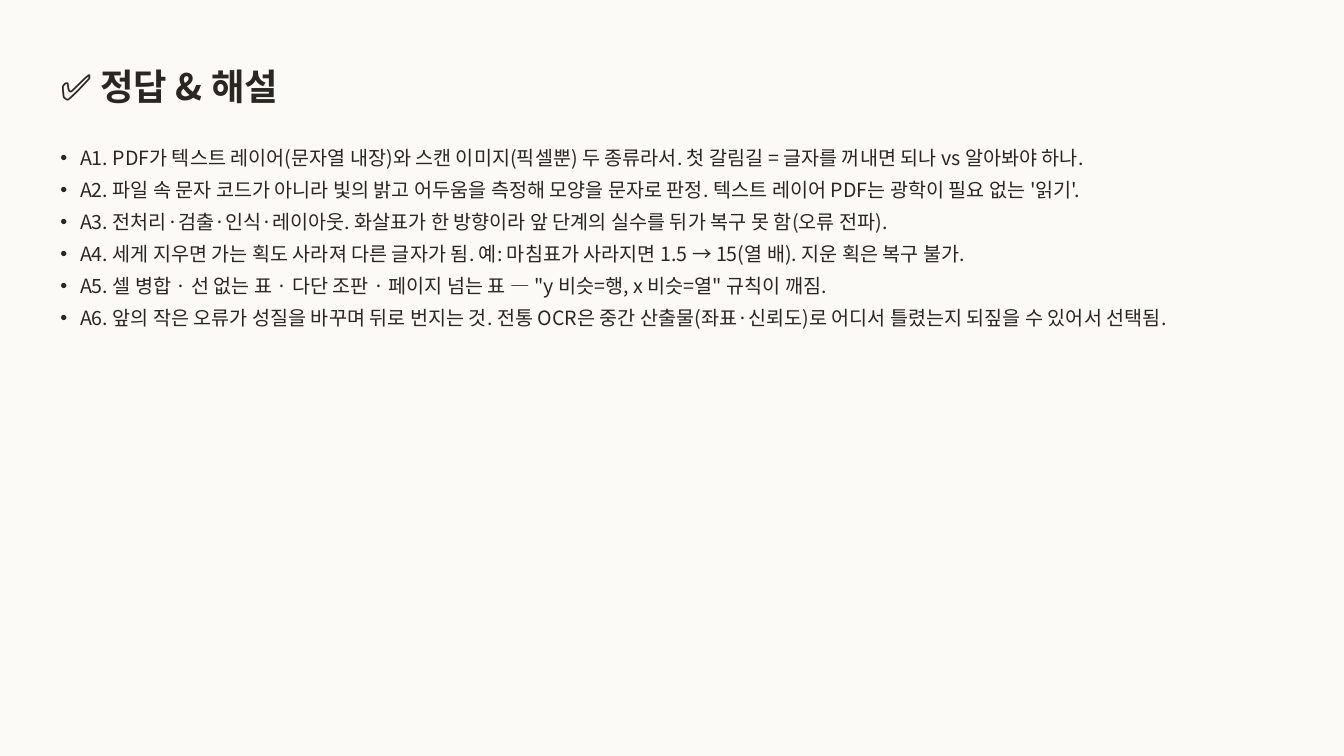
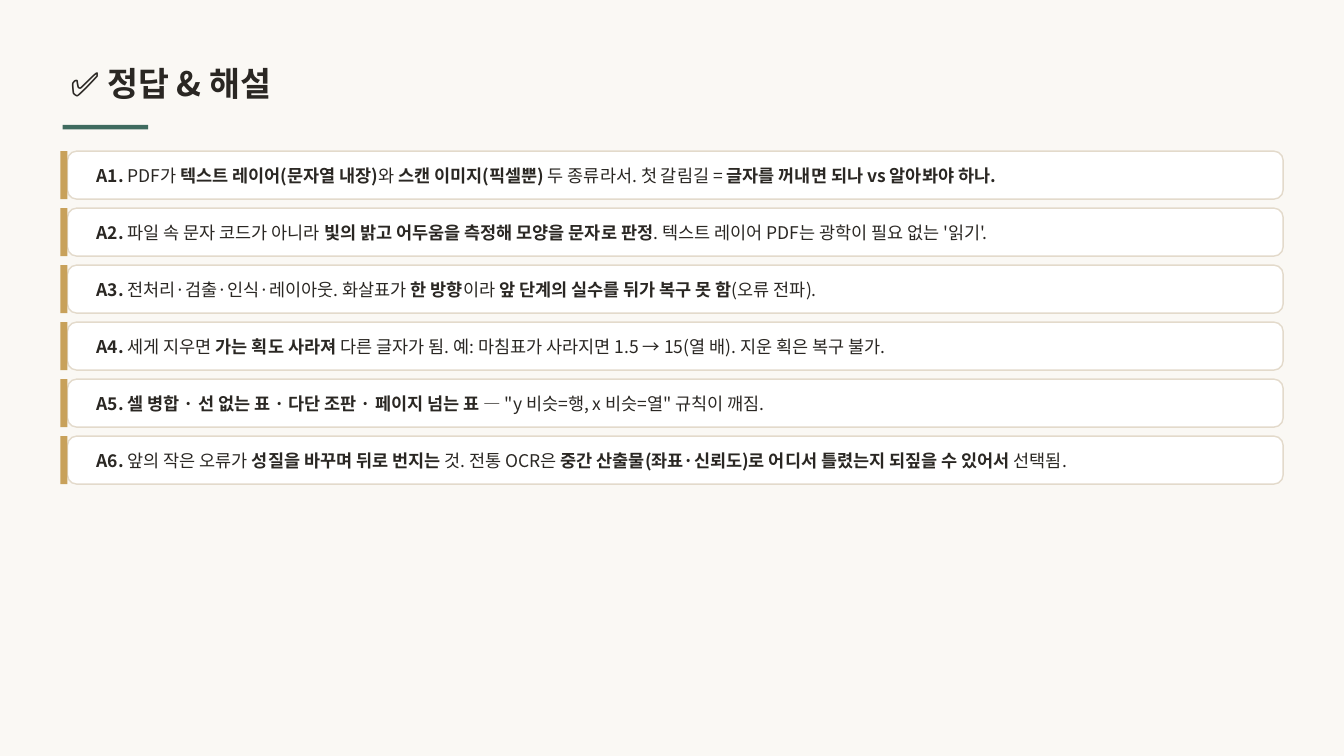
Before and after one commit to inseoklee-ai/study-room, a slide deck: slide 25 of ocr-pipeline/ocr-pipeline.pptx. Drawn at 1344x756 pixels with LibreOffice and Linux fonts; fonts in the diff are those of the drawing. Boxes give left, top, right and bottom in pixels: in the first picture for what was removed or moved away, otherwise in the second. Text is boxed around its words. In the diff, an @@ line names an element or a change of style, - is before the commit and + after.

```diff
--- a/ocr-pipeline/ocr-pipeline.pptx
+++ b/ocr-pipeline/ocr-pipeline.pptx
@@ background #FBFAF7 to #FAF8F4 @@
@@ text "✅ 정답 & 해설" at (107, 68, 271, 99): size 26 to 24 pt @@
@@ rectangle added at (63, 125, 148, 129), fill #3F6B5F @@
@@ text removed at (80, 148, 1166, 329) @@
-• A1. PDF가 텍스트 레이어(문자열 내장)와 스캔 이미지(픽셀뿐) 두 종류라서. 첫 갈림길 = 글자를 꺼내면 되나 vs 알아봐야 하나.
-• A2. 파일 속 문자 코드가 아니라 빛의 밝고 어두움을 측정해 모양을 문자로 판정. 텍스트 레이어 PDF는 광학이 필요 없는 '읽기'.
-• A3. 전처리·검출·인식·레이아웃. 화살표가 한 방향이라 앞 단계의 실수를 뒤가 복구 못 함(오류 전파).
-• A4. 세게 지우면 가는 획도 사라져 다른 글자가 됨. 예: 마침표가 사라지면 1.5 → 15(열 배). 지운 획은 복구 불가.
-• A5. 셀 병합 · 선 없는 표 · 다단 조판 · 페이지 넘는 표 — "y 비슷=행, x 비슷=열" 규칙이 깨짐.
-• A6. 앞의 작은 오류가 성질을 바꾸며 뒤로 번지는 것. 전통 OCR은 중간 산출물(좌표·신뢰도)로 어디서 틀렸는지 되짚을 수 있어서 선택됨.
@@ rectangle added at (60, 151, 68, 200), fill #C8A15A @@
@@ rounded rectangle added at (68, 151, 1284, 200), fill #FFFFFF, outline #E3DACB 1 pt @@
@@ text added at (97, 167, 996, 186), 12.5 pt, text #2A2723, bold @@
+A1. PDF가 텍스트 레이어(문자열 내장)와 스캔 이미지(픽셀뿐) 두 종류라서. 첫 갈림길 = 글자를 꺼내면 되나 vs 알아봐야 하나.
@@ rectangle added at (60, 209, 68, 257), fill #C8A15A @@
@@ rounded rectangle added at (68, 209, 1284, 257), fill #FFFFFF, outline #E3DACB 1 pt @@
@@ text added at (97, 224, 987, 241), 12.5 pt, text #2A2723 @@
+A2. 파일 속 문자 코드가 아니라 빛의 밝고 어두움을 측정해 모양을 문자로 판정. 텍스트 레이어 PDF는 광학이 필요 없는 '읽기'.
@@ rectangle added at (60, 265, 68, 314), fill #C8A15A @@
@@ rounded rectangle added at (68, 265, 1284, 314), fill #FFFFFF, outline #E3DACB 1 pt @@
@@ text added at (97, 281, 817, 300), 12.5 pt, text #2A2723 @@
+A3. 전처리·검출·인식·레이아웃. 화살표가 한 방향이라 앞 단계의 실수를 뒤가 복구 못 함(오류 전파).
@@ rectangle added at (60, 323, 68, 371), fill #C8A15A @@
@@ rounded rectangle added at (68, 323, 1284, 371), fill #FFFFFF, outline #E3DACB 1 pt @@
@@ text added at (97, 338, 885, 357), 12.5 pt, text #2A2723 @@
+A4. 세게 지우면 가는 획도 사라져 다른 글자가 됨. 예: 마침표가 사라지면 1.5 → 15(열 배). 지운 획은 복구 불가.
@@ rectangle added at (60, 379, 68, 427), fill #C8A15A @@
@@ rounded rectangle added at (68, 379, 1284, 427), fill #FFFFFF, outline #E3DACB 1 pt @@
@@ text added at (97, 395, 765, 414), 12.5 pt, text #2A2723, bold @@
+A5. 셀 병합 · 선 없는 표 · 다단 조판 · 페이지 넘는 표 — "y 비슷=행, x 비슷=열" 규칙이 깨짐.
@@ rectangle added at (60, 437, 68, 485), fill #C8A15A @@
@@ rounded rectangle added at (68, 437, 1284, 485), fill #FFFFFF, outline #E3DACB 1 pt @@
@@ text added at (97, 452, 1067, 471), 12.5 pt, text #2A2723, bold @@
+A6. 앞의 작은 오류가 성질을 바꾸며 뒤로 번지는 것. 전통 OCR은 중간 산출물(좌표·신뢰도)로 어디서 틀렸는지 되짚을 수 있어서 선택됨.
```
Also in this commit, not shown: 25 other slides changed, 19 other files.
